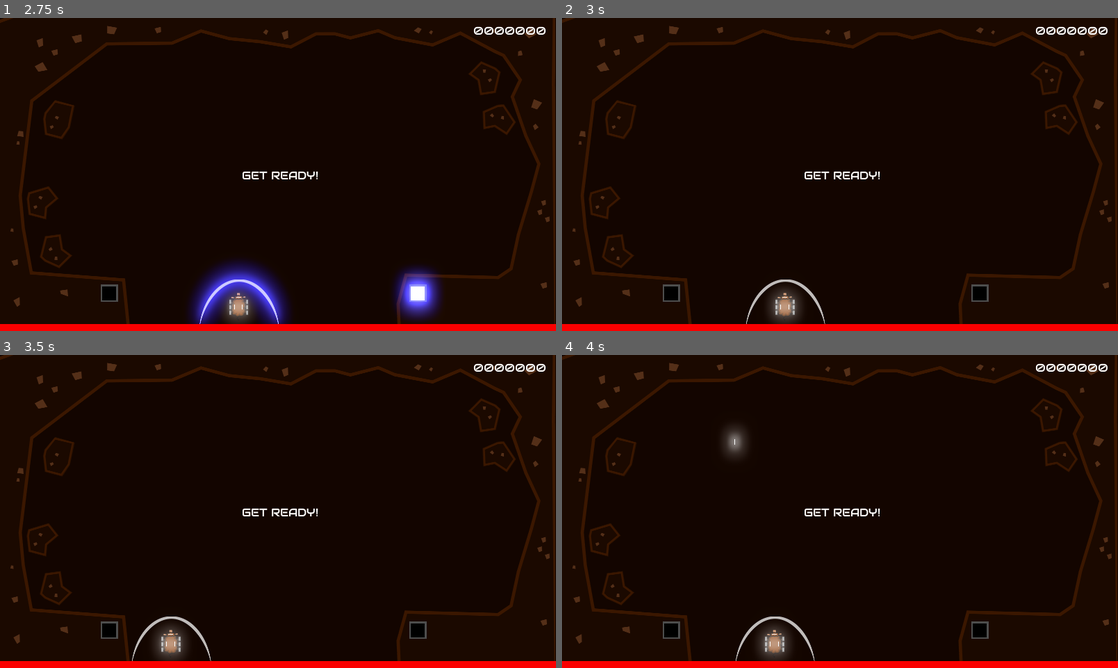
Above: before the commit, frames 1-4 (two rows, left to right).
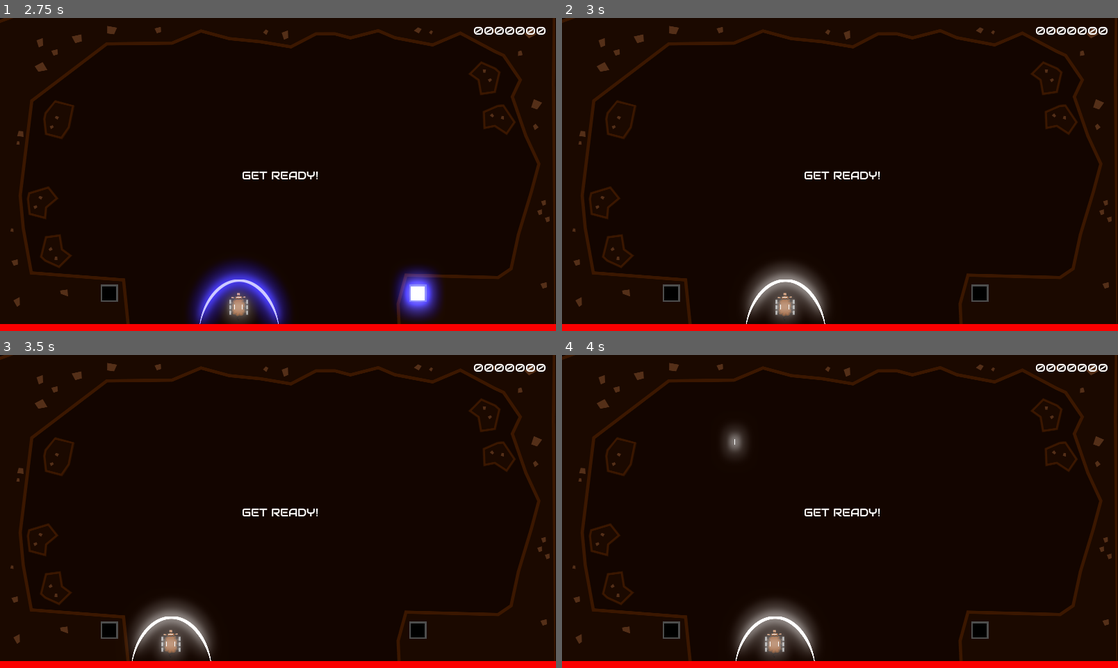
Above: after the commit, the same moments.

Repository: GameDrivenDesign/punk-wolf
Game: Godot game, scene res://scenes/newgame.tscn
Two runs of this game, one before a commit and one after it. Both use one fixed random seed, a clock stepped at 60 frames per second and the inputs below. Sound files missing from this copy of the repository are replaced by a short silence.
Inputs:
- Up to frame 1 (2.75 s): click "Auto Double Hit" at 0.5 s; click "Use four color-shield" at 1.25 s; tap Enter at 2 s; hold Right (ui_right) from 2.03 s (still down); hold E (shield_blue) from 2.03 s (still down)
- Up to frame 2 (3 s): release Right (ui_right) at 2.78 s; release E (shield_blue) at 2.78 s; hold Left (ui_left) from 2.78 s (still down); tap Q (shield_red) at 2.85 s
- Up to frame 3 (3.5 s): keep holding Left (ui_left)
- Up to frame 4 (4 s): release Left (ui_left) at 3.53 s; hold Right (ui_right) from 3.53 s (still down); tap Up (shoot_0) at 3.6 s

Frame 1 is identical in both runs. In frame 2, 1.6% of the frame differs, in the area x 32-48%, y 78-98%; in frame 3, 1.6%; in frame 4, 1.6%.

Commit message:
make shield glow white too

Diff:
--- a/sheep/shield.gd
+++ b/sheep/shield.gd
@@ -37,4 +37,7 @@
 	var r = colors[r_index]
 	var b = colors[b_index]
 
-	set_modulate(Color(r, 1, b, 1.0 if Global.useFourColors else min(1, r - 1 + b - 1)))
+	if Global.useFourColors:
+		set_modulate(Color(r, 1, b, 1) if r_index > 0 || b_index > 0 else Color(2.5, 2.5, 2.5, 1))
+	else:
+		set_modulate(Color(r, 1, b, min(1, r - 1 + b - 1)))
